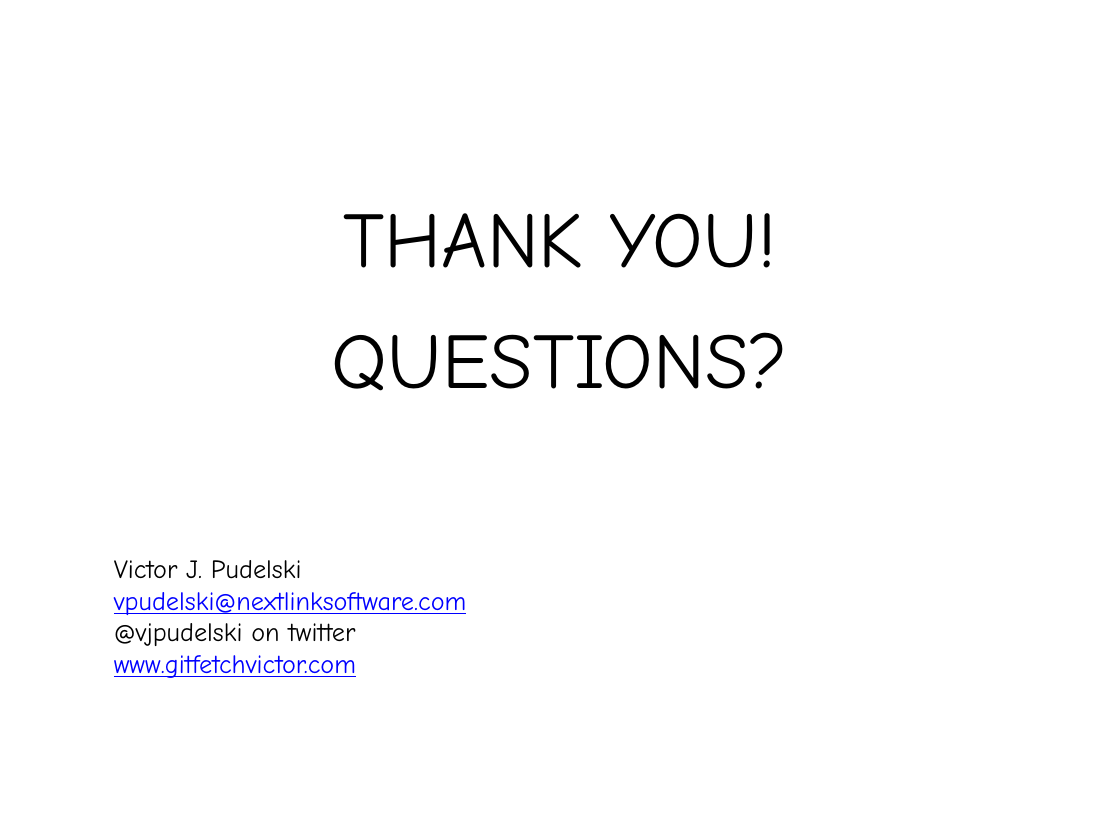
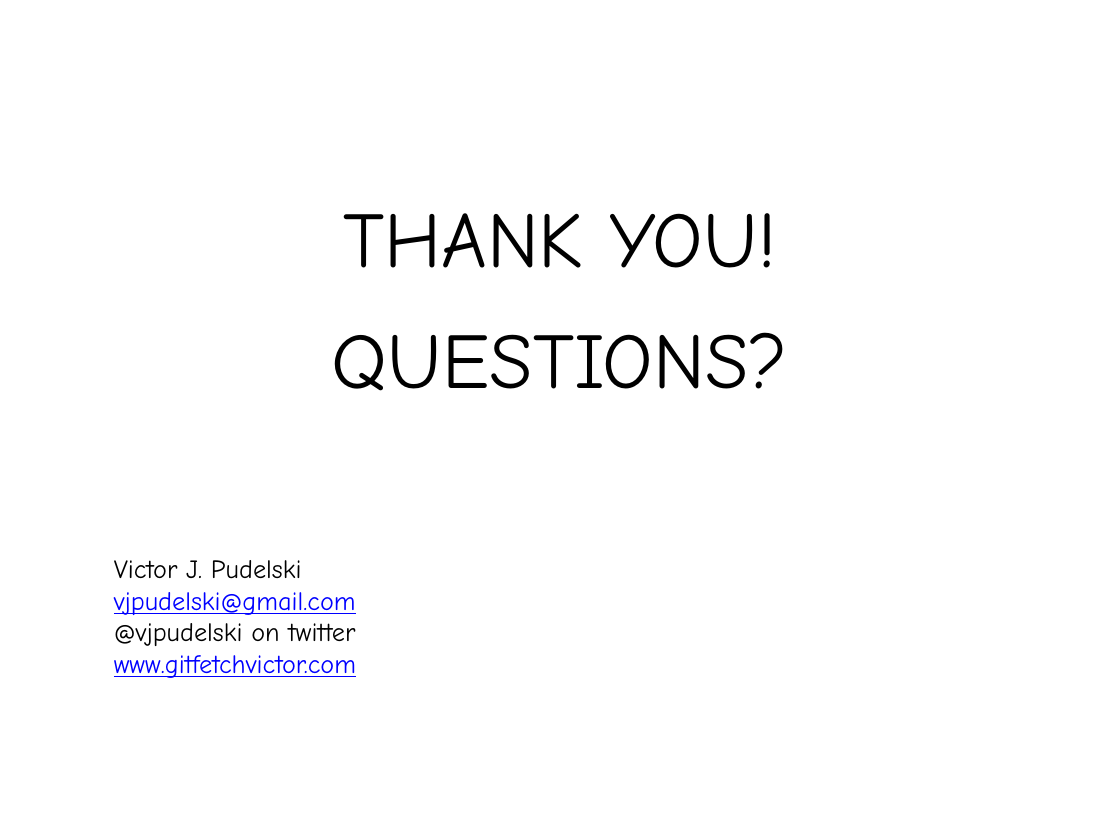
Before and after one commit to vjpudelski/cc_gitmergeresetsbranches, a slide deck: slide 31 of GitMerge.pptx (slide 30 before the commit). Drawn at 1120x840 pixels with LibreOffice and Linux fonts; fonts in the diff are those of the drawing. Boxes give left, top, right and bottom in pixels: in the first picture for what was removed or moved away, otherwise in the second. Text is boxed around its words. In the diff, an @@ line names an element or a change of style, - is before the commit and + after.

```diff
--- a/GitMerge.pptx
+++ b/GitMerge.pptx
@@ text at (x1=114, y1=592, x2=356, y2=615): text changed @@
-vpudelski@nextlinksoftware.com
+vjpudelski@gmail.com
```
Also in this commit, not shown: 1 slide added, 4 other files.
